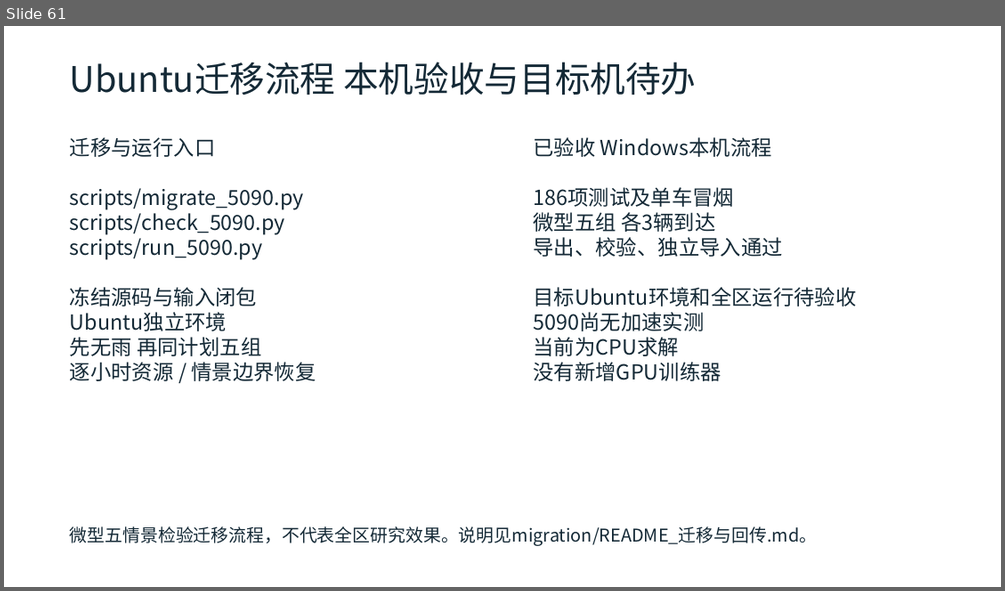
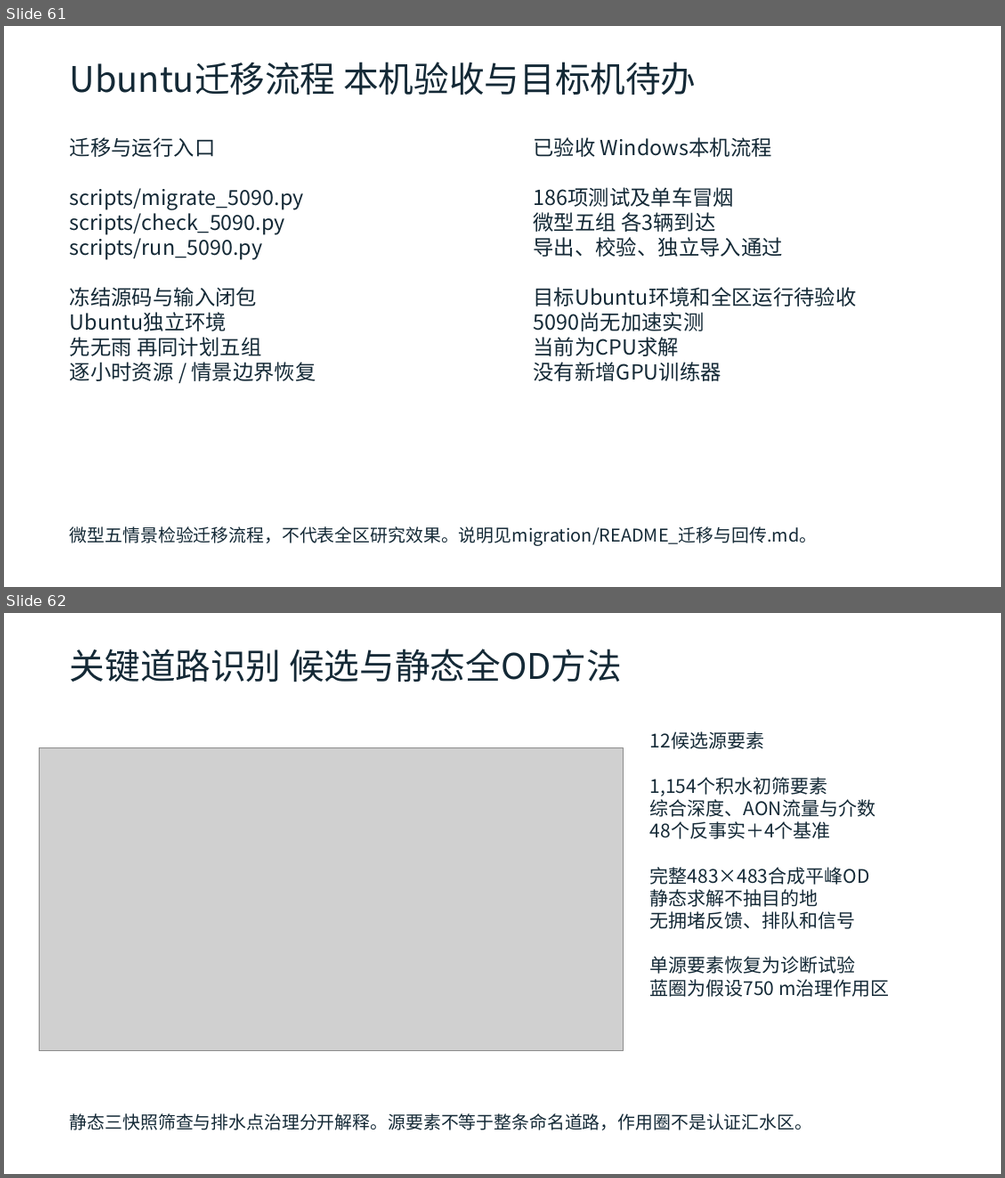
Before and after one commit to zhzhzh666/jiaotong, a slide deck: docs/deliverables/开题与阶段进展汇报.pptx. Shown one above the other, each under a label of ours: slide 61 before the commit, slides 61 and 62 after it. The pictures are 1005x591 and 1005x1178 pixels, drawn with LibreOffice and Linux fonts; fonts in the diff are those of the drawing; grey boxes stand for pictures. Boxes give left, top, right and bottom in pixels: in the first picture for what was removed or moved away, otherwise in the second. Text is boxed around its words. In the diff, an @@ line names an element or a change of style, - is before the commit and + after.

```diff
--- a/docs/deliverables/开题与阶段进展汇报.pptx
+++ b/docs/deliverables/开题与阶段进展汇报.pptx
@@ slide 62 added at [4, 613, 1001, 1174], background #FFFFFF @@
@@ text added at [70, 649, 622, 682], 34 pt, text #142936 @@
+关键道路识别 候选与静态全OD方法
@@ text added at [650, 731, 890, 997], 18 pt, text #142936 @@
+12候选源要素
+1,154个积水初筛要素
+综合深度、AON流量与介数
+48个反事实＋4个基准
+完整483×483合成平峰OD
+静态求解不抽目的地
+无拥堵反馈、排队和信号
+单源要素恢复为诊断试验
+蓝圈为假设750 m治理作用区
@@ picture added at [39, 747, 623, 1051] @@
@@ text added at [70, 1113, 812, 1130], 17 pt, text #142936 @@
+静态三快照筛查与排水点治理分开解释。源要素不等于整条命名道路，作用圈不是认证汇水区。
```
Also in this commit, not shown: 8 slides changed, 3 other slides added, 42 other files.
